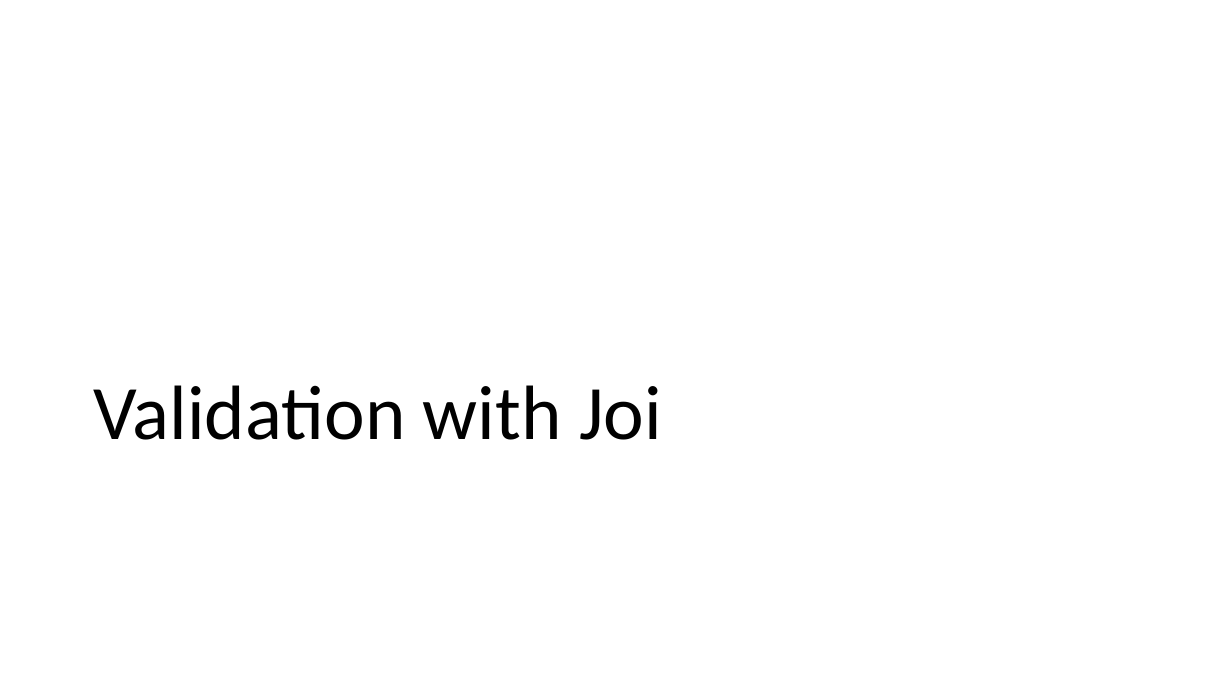
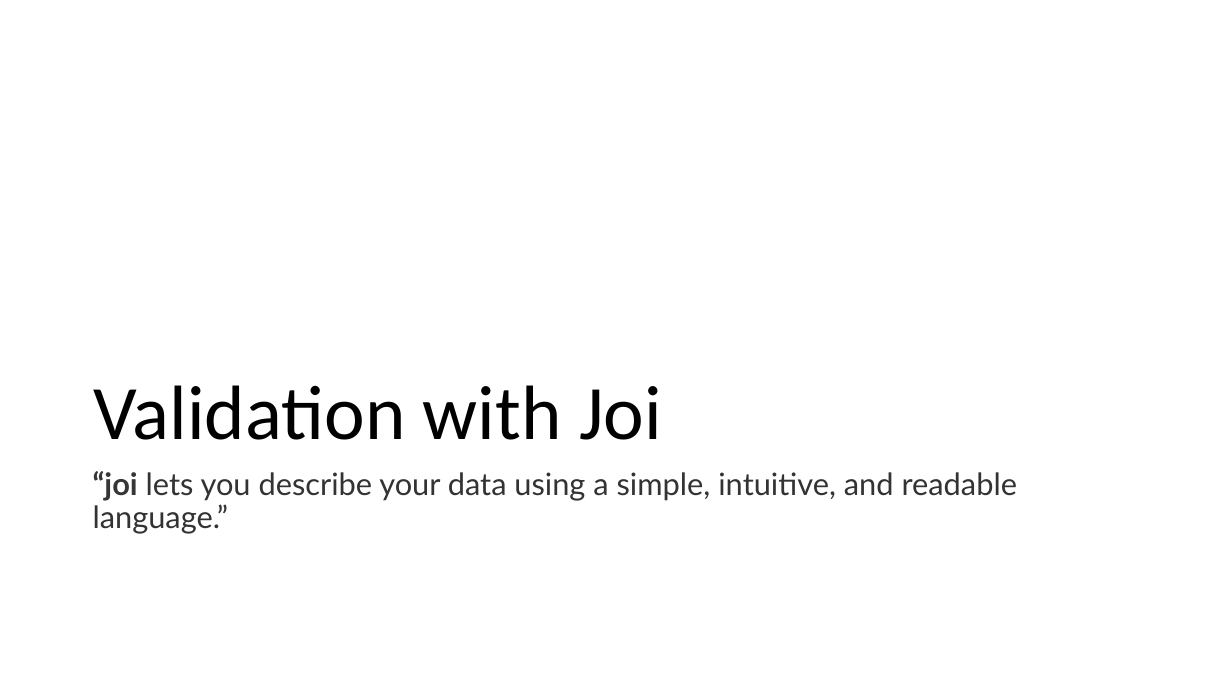
Before and after one commit to diarmuidoconnor/ewd-module-2025, a slide deck: slide 4 of topic10/talk-0/Joi.pptx. Drawn at 1232x693 pixels with LibreOffice and Linux fonts; fonts in the diff are those of the drawing. Boxes give left, top, right and bottom in pixels: in the first picture for what was removed or moved away, otherwise in the second. Text is boxed around its words. In the diff, an @@ line names an element or a change of style, - is before the commit and + after.

```diff
--- a/topic10/talk-0/Joi.pptx
+++ b/topic10/talk-0/Joi.pptx
@@ text added at <box>93,471,1018,534</box>, 24 pt, text #333333 @@
+“joi lets you describe your data using a simple, intuitive, and readable language.”
```
Also in this commit, not shown: 2 other slides changed, 1 slide added, 1 other file.
